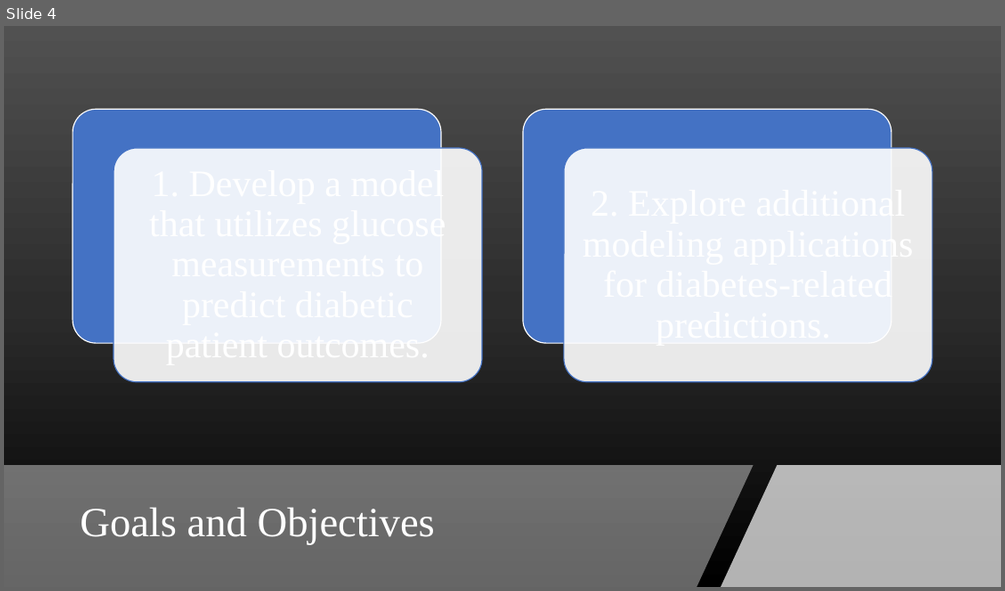
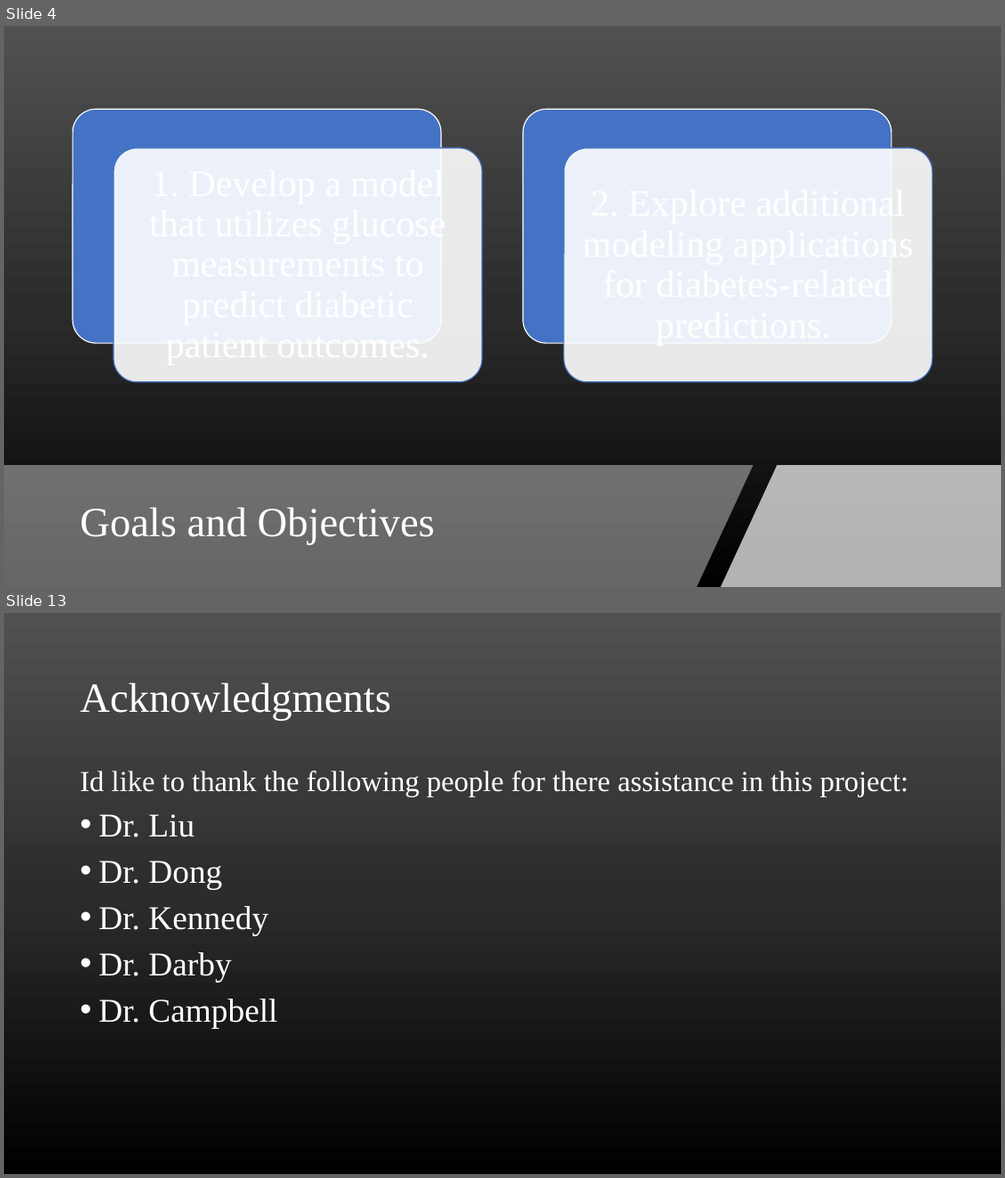
Before and after one commit to imw2/Diabetes-Diagnosis-Prediction, a slide deck: Presentation/FinalPresentation.pptx. Shown one above the other, each under a label of ours: slide 4 before the commit, slides 4 and 13 after it; the slides between them are not shown. The pictures are 1005x591 and 1005x1178 pixels, drawn with LibreOffice and Linux fonts; fonts in the diff are those of the drawing. Boxes give left, top, right and bottom in pixels: in the first picture for what was removed or moved away, otherwise in the second. Text is boxed around its words. In the diff, an @@ line names an element or a change of style, - is before the commit and + after.

```diff
--- a/Presentation/FinalPresentation.pptx
+++ b/Presentation/FinalPresentation.pptx
@@ slide 13 added at bbox=[4, 613, 1001, 1174], background gradient #515151 to #2E2E2E to #000000 @@
@@ title added at bbox=[80, 682, 391, 720], 40 pt, text #FFFFFF @@
+Acknowledgments
@@ text added at bbox=[80, 771, 909, 1028], 28 pt, text #FFFFFF @@
+Id like to thank the following people for there assistance in this project:
+• Dr. Liu
+• Dr. Dong
+• Dr. Kennedy
+• Dr. Darby
+• Dr. Campbell
```
Also in this commit, not shown: 9 slides changed, 1 other slide added.
